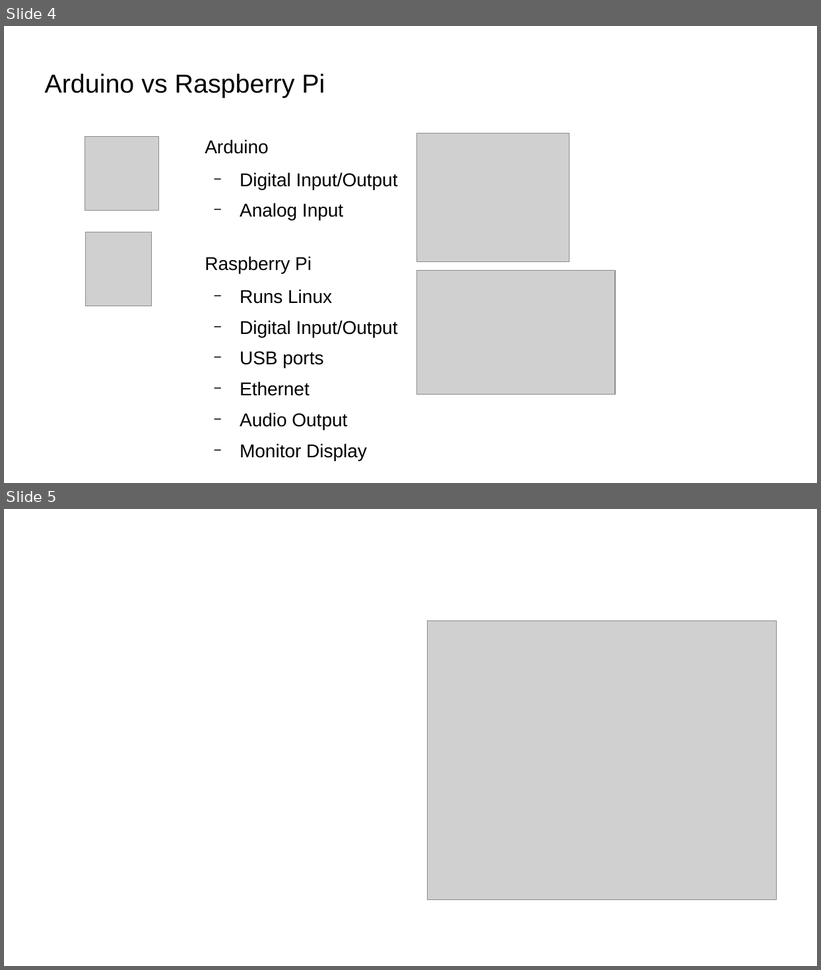
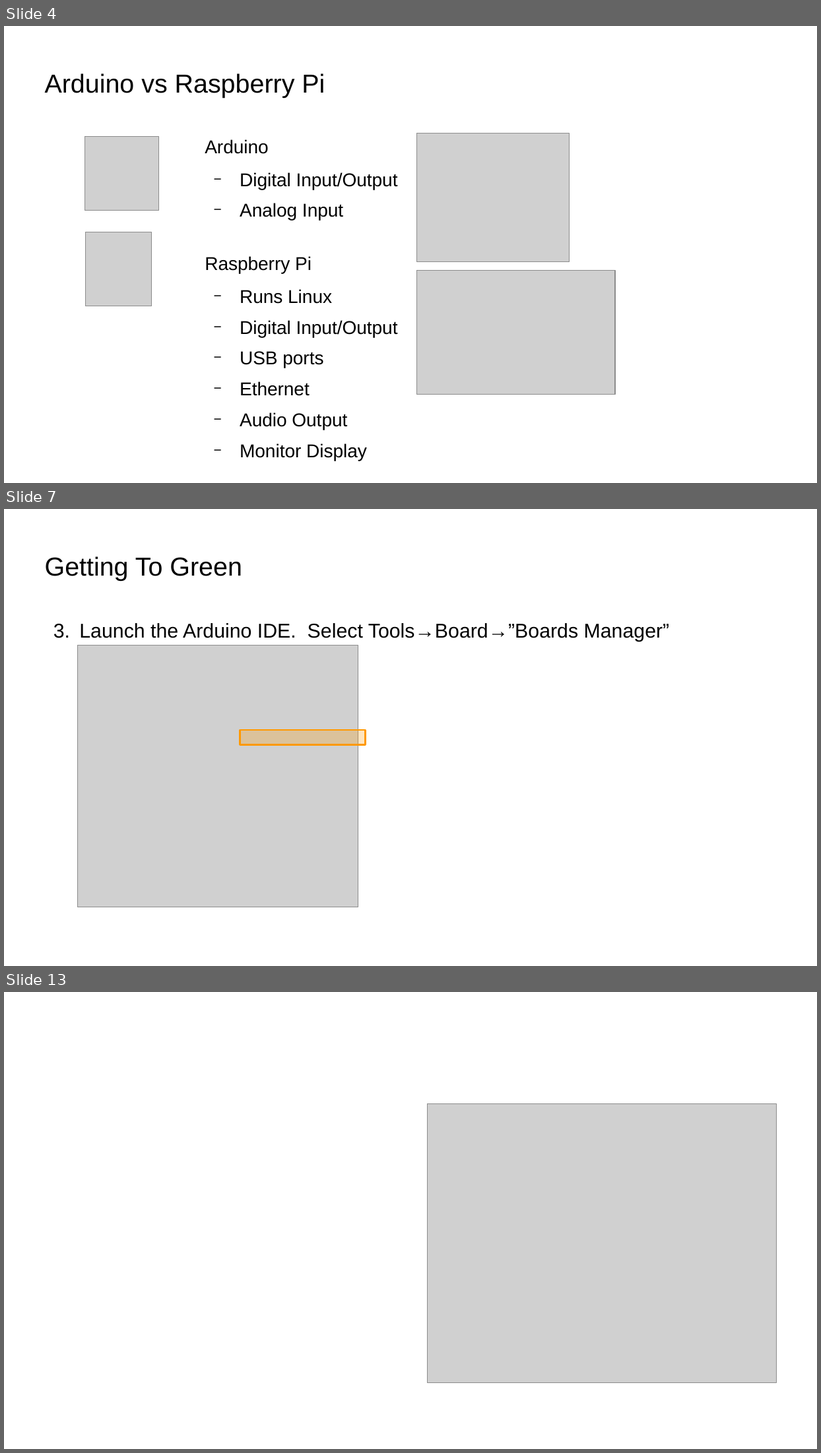
Before and after one commit to bradakelly/GettingStartedWithArduino, a slide deck: CourseSlideshow.odp. Shown one above the other, each under a label of ours: slides 4 and 5 before the commit, slides 4, 7 and 13 after it; the slides between them are not shown. The pictures are 821x970 and 821x1453 pixels, drawn with LibreOffice and Linux fonts; fonts in the diff are those of the drawing; grey boxes stand for pictures; background and template pictures are left out. Boxes give left, top, right and bottom in pixels: in the first picture for what was removed or moved away, otherwise in the second. Text is boxed around its words. In the diff, an @@ line names an element or a change of style, - is before the commit and + after.

Commit message:
Added Arduino IDE 'Getting to Green' steps

```diff
--- a/CourseSlideshow.odp
+++ b/CourseSlideshow.odp
@@ slide 7 added at box(4, 509, 817, 966), background picture (left out) @@
@@ title added at box(45, 557, 242, 581), 25.4 pt, text #000000 @@
+Getting To Green
@@ text added at box(79, 623, 670, 642), 19.5 pt, text #000000 @@
+3. Launch the Arduino IDE. Select Tools→Board→”Boards Manager”
@@ picture added at box(78, 646, 358, 908) @@
@@ rectangle added at box(240, 730, 366, 745), fill #FF9900 at 25% opacity, outline #FF9900 1.5 pt @@
@@ what was slide 5 is now slide 13 @@
```
Also in this commit, not shown: 7 other slides added.
